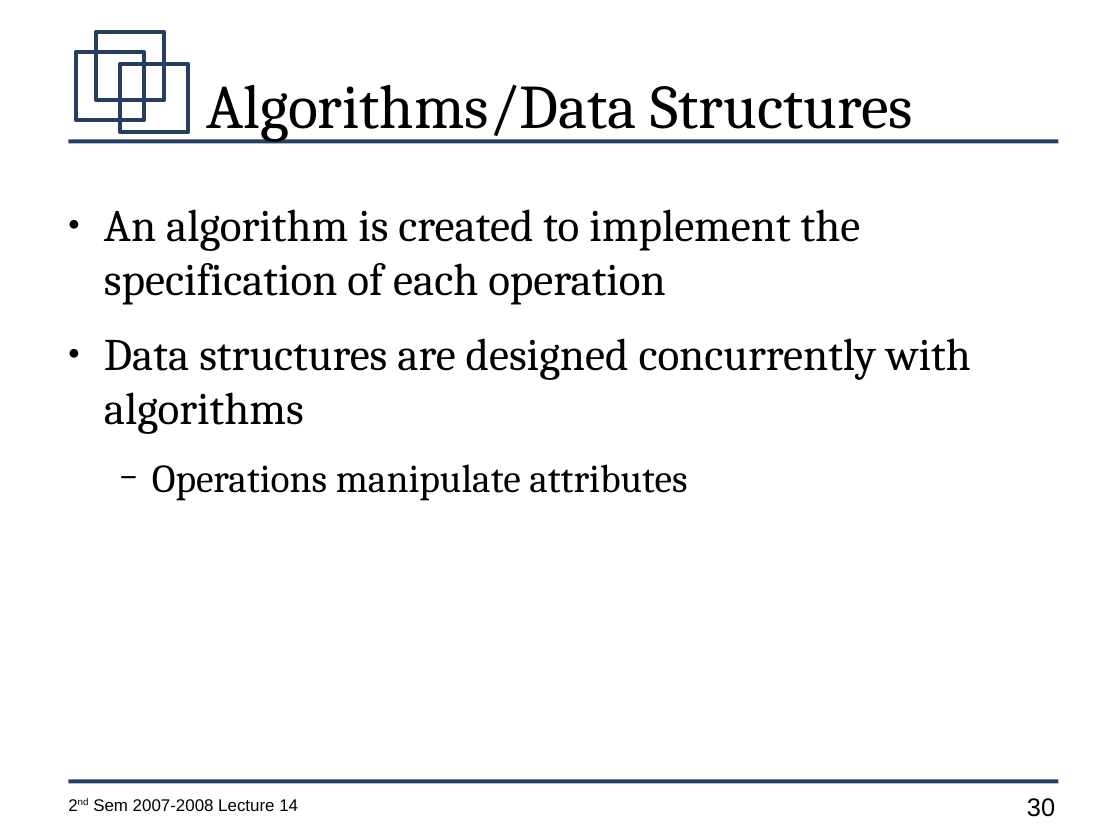
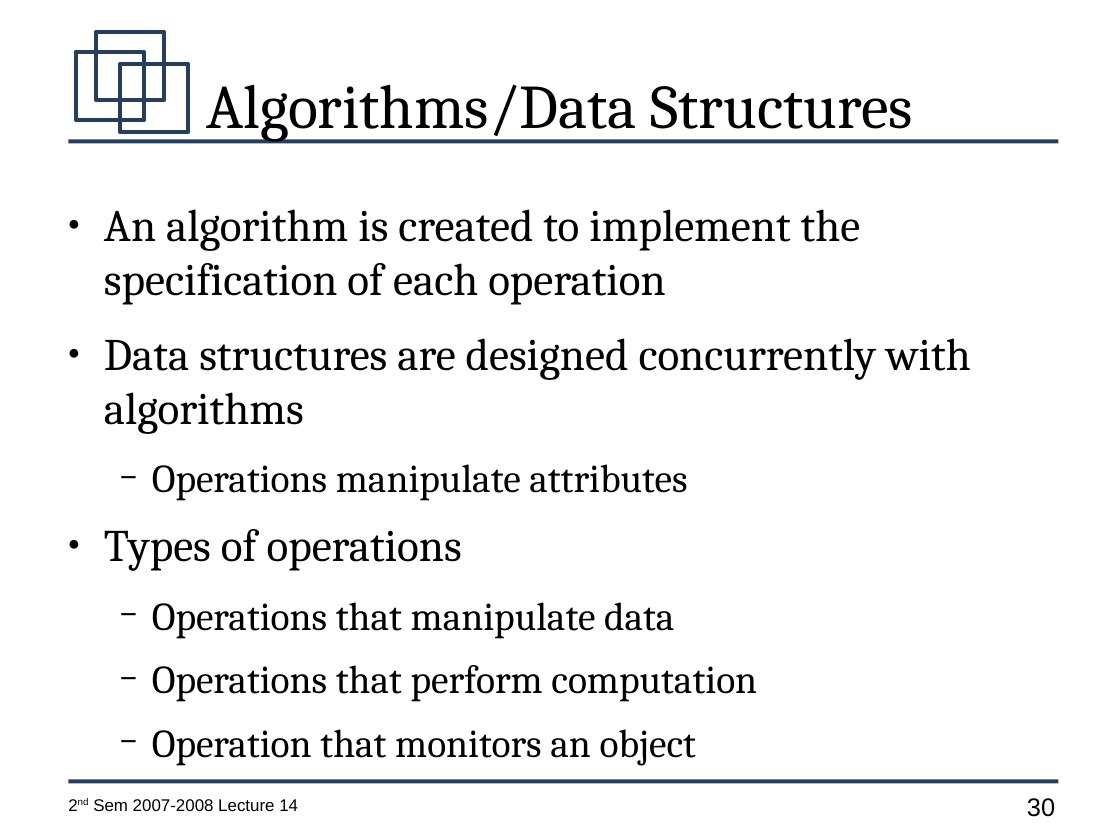
Before and after one commit to jachermocilla/jach-homepage, a slide deck: slide 30 of CMSC128-2nd-Sem-2007-L14.odp. Drawn at 1120x840 pixels with LibreOffice and Linux fonts; fonts in the diff are those of the drawing. Boxes give left, top, right and bottom in pixels: in the first picture for what was removed or moved away, otherwise in the second. Text is boxed around its words. In the diff, an @@ line names an element or a change of style, - is before the commit and + after.

```diff
--- a/CMSC128-2nd-Sem-2007-L14.odp
+++ b/CMSC128-2nd-Sem-2007-L14.odp
@@ text at <box>104,529,757,766</box>: paragraphs added @@
+● Types of operations
+  − Operations that manipulate data
+  − Operations that perform computation
+  − Operation that monitors an object
```
Also in this commit, not shown: 3 slides added.
